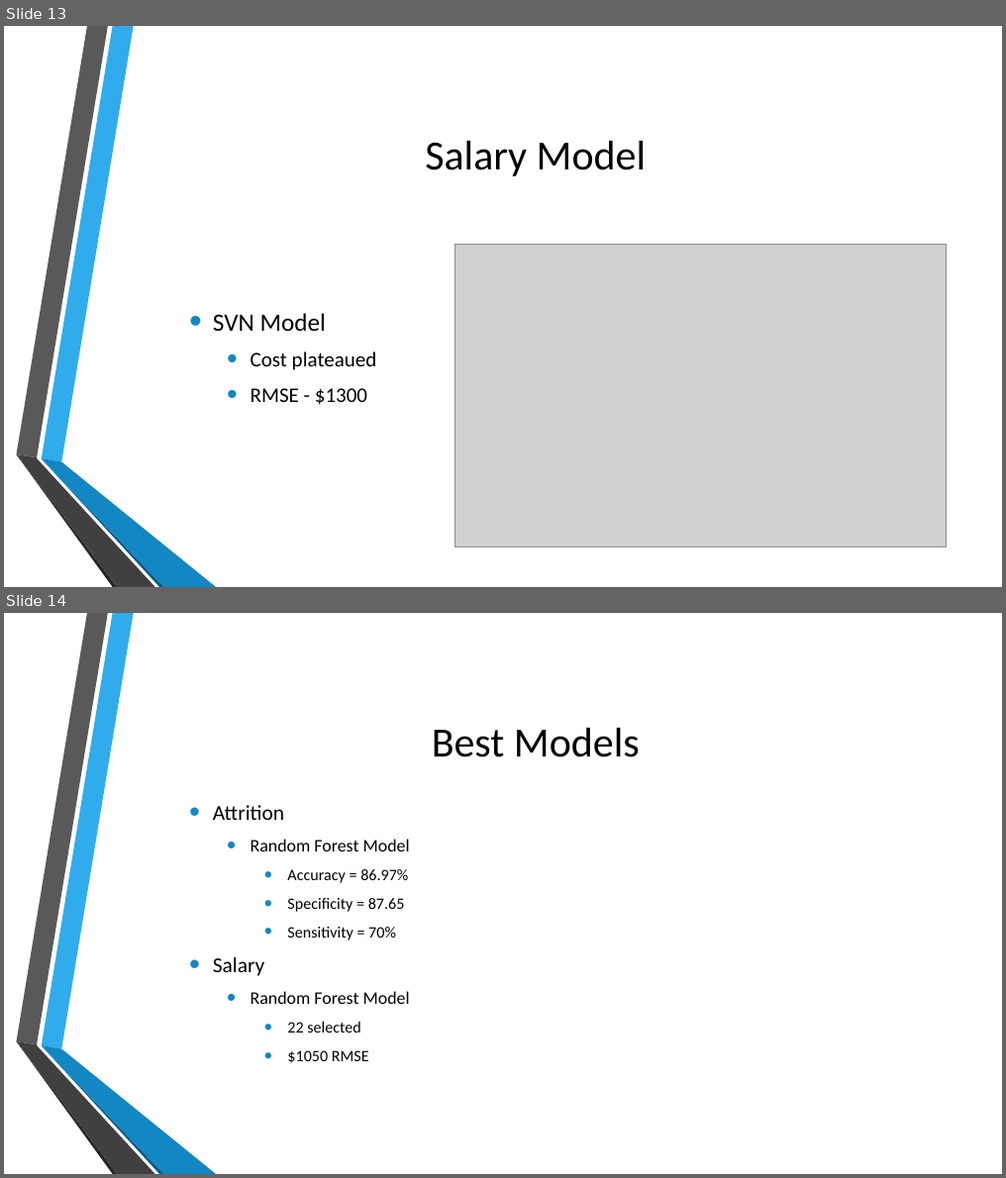
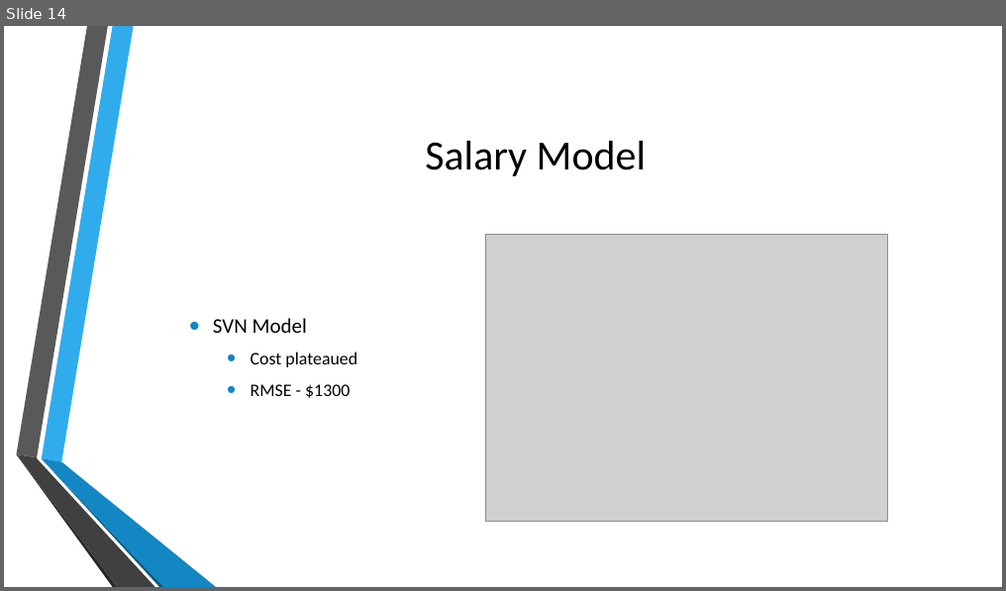
Before and after one commit to jherbaugh/CaseStudy2DDS, a slide deck: DDS Analytics Presentation.pptx. Shown one above the other, each under a label of ours: slides 13 and 14 before the commit, slide 14 after it. The pictures are 1006x1178 and 1006x591 pixels, drawn with LibreOffice and Linux fonts; fonts in the diff are those of the drawing; grey boxes stand for pictures. Boxes give left, top, right and bottom in pixels: in the first picture for what was removed or moved away, otherwise in the second. Text is boxed around its words. In the diff, an @@ line names an element or a change of style, - is before the commit and + after.

```diff
--- a/DDS Analytics Presentation.pptx
+++ b/DDS Analytics Presentation.pptx
@@ slide 14 removed at (4,613,1002,1174), background #FFFFFF; not listed: 6 template elements that a slide beside it also shows @@
@@ title removed at (432,728,640,758) @@
-Best Models
@@ text removed at (213,839,410,1063) @@
-• Attrition
-  • Random Forest Model
-    • Accuracy = 86.97%
-    • Specificity = 87.65
-    • Sensitivity = 70%
-• Salary
-  • Random Forest Model
-    • 22 selected
-    • $1050 RMSE
@@ what was slide 13 is now slide 14 @@
@@ slide 14 changed as well @@
@@ text "SVN Model" at (213,318,357,398): size 24 to 20 pt in "SVN Model"; size 20 to 17 pt in "Cost plateaued", "RMSE - $1300" @@
@@ picture: place and size @@
-picture at (454,245,945,548)
+picture at (486,234,888,521)
```
Also in this commit, not shown: 11 other slides changed, 3 slides added, 2 other slides removed, 2 other files.
